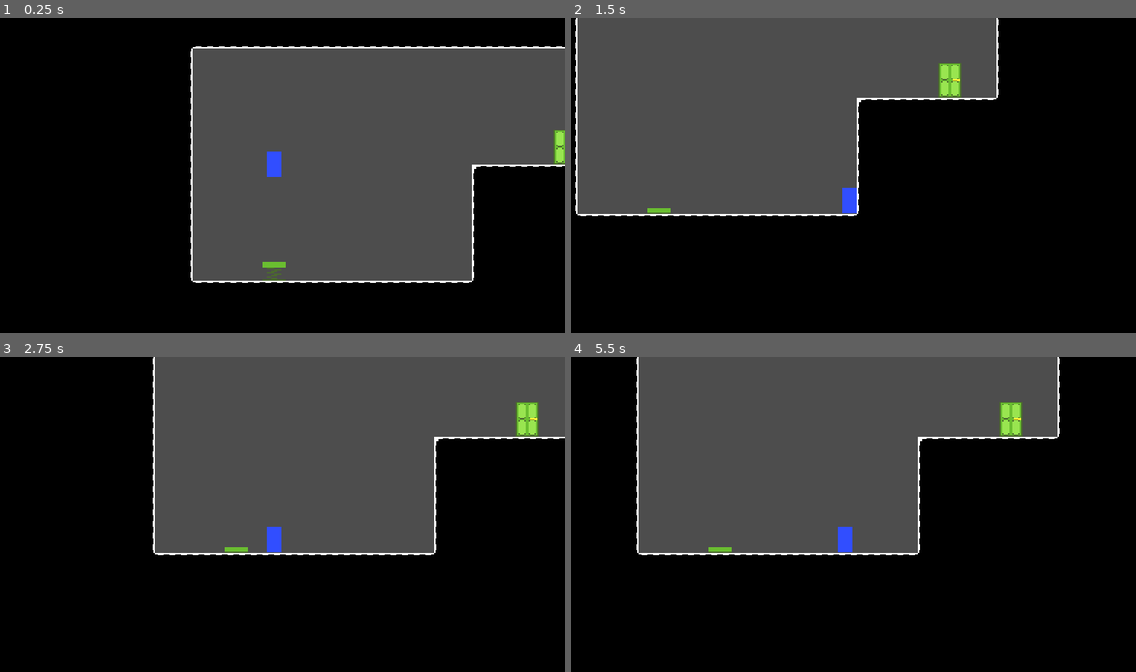
Above: before the commit, frames 1-4 (two rows, left to right).
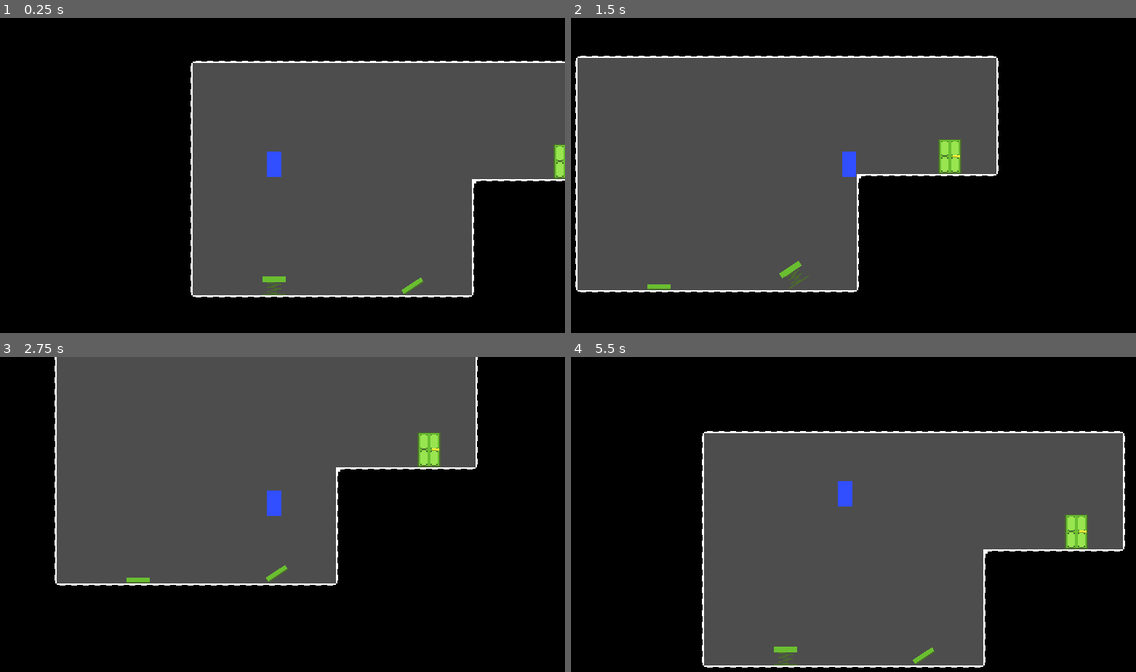
Above: after the commit, the same moments.

Repository: koli170/AGDD_LevelDesign
Game: Godot game, scene res://game.tscn
Same seed, same stepped clock (60 frames per second), same inputs: the game is played once before the commit and once after it.
Inputs:
- Up to frame 1 (0.25 s): no input
- Up to frame 2 (1.5 s): hold Right (move_right) from 0.53 s (still down); tap Up (jump) at 0.77 s
- Up to frame 3 (2.75 s): tap Up (jump) at 1.52 s; release Right (move_right) at 2.03 s; hold Left (move_left) from 2.03 s (still down)
- Up to frame 4 (5.5 s): release Left (move_left) at 2.78 s; hold Right (move_right) 2.78-4.28 s; tap Up (jump) at 3.02, 3.77, 4.52 s; hold Left (move_left) 4.28-5.03 s; hold Right (move_right) from 5.03 s (still down)

The runs differ from the first frame. In frame 1, 7.2% of the frame differs, in the area x 33-100%, y 8-89%; in frame 2, 29%; in frame 3, 27%; in frame 4, 55%, in the area x 11-99%, y 0-99%.

Commit message:
spring bounce in direction holy moly

Diff:
--- a/platformer/entities/player/player.gd
+++ b/platformer/entities/player/player.gd
@@ -24,8 +24,12 @@
 	add_to_group("player")
 
 func _physics_process(delta: float) -> void:
+	var direction := Input.get_axis("move_left" + action_suffix, "move_right" + action_suffix) * WALK_SPEED
 	if is_on_floor():
 		_double_jump_charged = true
+		velocity.x = direction
+	else:
+		velocity.x = move_toward(velocity.x, direction, delta*ACCELERATION_SPEED)
 	if Input.is_action_just_pressed("jump" + action_suffix):
 		try_jump()
 	elif Input.is_action_just_released("jump" + action_suffix) and velocity.y < 0.0:
@@ -33,9 +37,6 @@
 		velocity.y *= 0.6
 	# Fall.
 	velocity.y = minf(TERMINAL_VELOCITY, velocity.y + gravity * delta)
-
-	var direction := Input.get_axis("move_left" + action_suffix, "move_right" + action_suffix) * WALK_SPEED
-	velocity.x = direction
 
 
 	floor_stop_on_slope = not platform_detector.is_colliding()
--- a/platformer/entities/spring/spring.gd
+++ b/platformer/entities/spring/spring.gd
@@ -5,11 +5,14 @@
 const UNFURLED_SEC: float = 1
 var furled_sprite : Resource = load("res://entities/spring/SpringFurled.png")
 var unfurled_sprite : Resource = load("res://entities/spring/SpringUnfurled.png")
+var bounce_vec : Vector2 = Vector2(0,-1000)
 @onready var spring_sprite : Sprite2D = $Sprite2D
 
 # Called when the node enters the scene tree for the first time.
 func _ready() -> void:
 	is_furled = true;
+	bounce_vec = bounce_vec.rotated(transform.get_rotation())
+
 
 
 # Called every frame. 'delta' is the elapsed time since the previous frame.
@@ -27,7 +30,9 @@
 
 func _on_static_body_2d_body_entered(body: Node2D) -> void:
 	print("bounce")
+	print(bounce_vec.x, " ", bounce_vec.y)
 	if body is Player:
-		body.velocity.y = -900
+		body.velocity = bounce_vec
+
 		is_furled = false
 		spring_sprite.texture = unfurled_sprite
--- a/platformer/entities/spring/spring.tscn
+++ b/platformer/entities/spring/spring.tscn
@@ -2,7 +2,6 @@
 
 [ext_resource type="Script" uid="uid://cooaauth07smy" path="res://entities/spring/spring.gd" id="1_d0qin"]
 [ext_resource type="Texture2D" uid="uid://cpi1wpsycnxm5" path="res://entities/spring/SpringFurled.png" id="2_cad8l"]
-
 
 [sub_resource type="RectangleShape2D" id="RectangleShape2D_d0qin"]
 size = Vector2(16, 4)
--- a/platformer/levels/level1/level.tscn
+++ b/platformer/levels/level1/level.tscn
@@ -27,3 +27,7 @@
 
 [node name="Goal" parent="." unique_id=134595572 instance=ExtResource("4_vkbyq")]
 position = Vector2(401, -167)
+
+[node name="Spring2" parent="." unique_id=896547041 instance=ExtResource("3_qohg2")]
+position = Vector2(184, -6.9999924)
+rotation = -0.58119464
